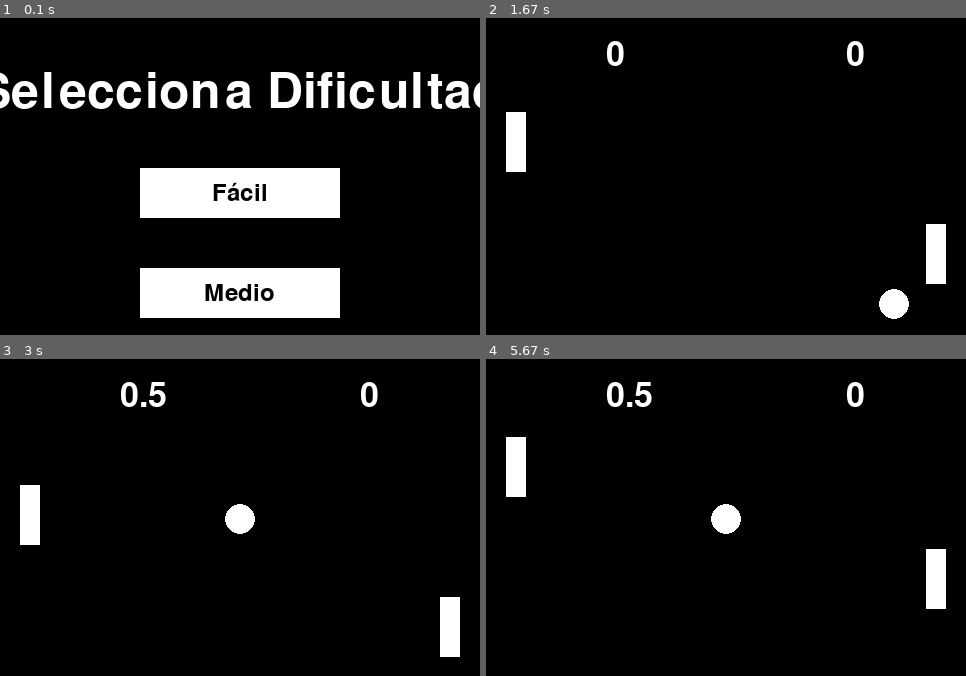
Above: before the commit, frames 1-4 (two rows, left to right).
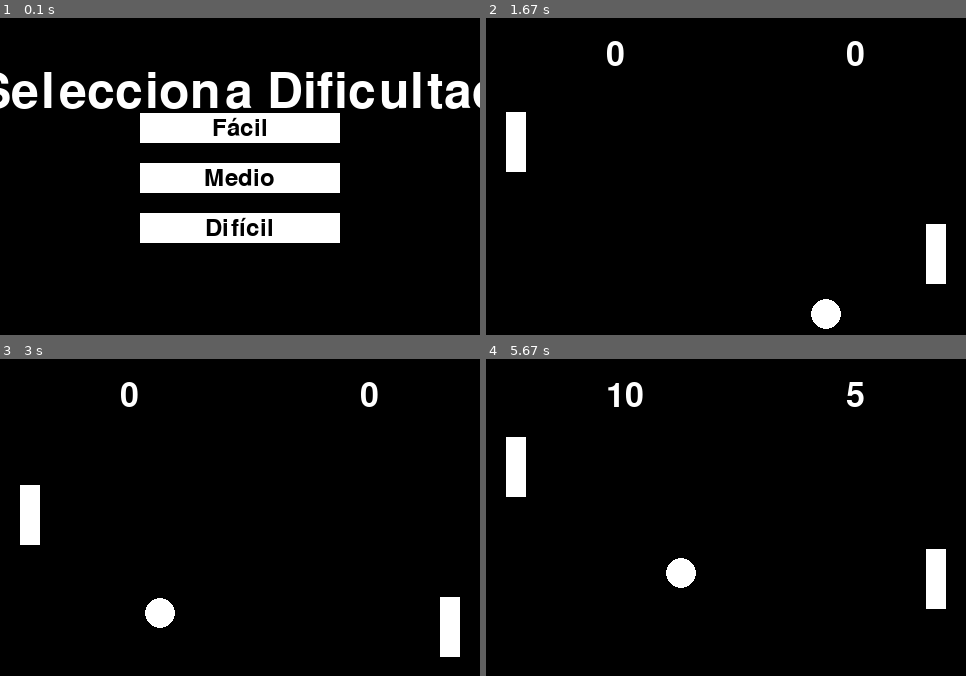
Above: after the commit, the same moments.

Repository: ReinKaos95/PyGames
Game: pygame game, started from Pong/main.py
Same seed, same stepped clock (60 frames per second), same inputs: the game is played once before the commit and once after it.
Inputs (mouse positions are in pixels of both pictures, inside the frame that each line leads up to):
- Up to frame 1 (0.1 s): no input
- Up to frame 2 (1.67 s): click "Medio" at 0.38 s; click "Start" at 0.72 s; hold Down 1-1.47 s; move the mouse to (783, 90) at 1.03 s; hold Up from 1.5 s (still down); hold W from 1.5 s (still down)
- Up to frame 3 (3 s): release Up at 1.87 s; release W at 1.87 s; hold Down 1.9-2.27 s; hold S 1.9-2.27 s; hold Up 2.3-2.6 s; hold W 2.3-2.6 s; hold Down 2.63-2.93 s; hold S 2.63-2.93 s; hold Up from 2.97 s (still down); hold W from 2.97 s (still down)
- Up to frame 4 (5.67 s): release Up at 3.33 s; release W at 3.33 s; hold Down 3.37-3.73 s; hold S 3.37-3.73 s; hold Up 3.77-4.07 s; hold W 3.77-4.07 s; hold Down 4.1-4.4 s; hold S 4.1-4.4 s; hold Up 4.43-4.8 s; hold W 4.43-4.8 s; hold Down 4.83-5.2 s; hold S 4.83-5.2 s; hold Up 5.23-5.53 s; hold W 5.23-5.53 s; hold Down from 5.57 s (still down); hold S from 5.57 s (still down)

The runs differ from the first frame. In frame 1, 17% of the frame differs, in the area x 29-71%, y 29-95%; in frame 2, 0.9%; in frame 3, 1.1%; in frame 4, 1.5%.

Commit message:
Background music and fixing ball speed

Diff:
--- a/Pong/ball.py
+++ b/Pong/ball.py
@@ -6,6 +6,7 @@
         self.color = color
         self.speed_x = speed_x
         self.speed_y = speed_y
+        self.max_speed = 10
 
     def draw(self, window):
         """Dibuja la pelota en la ventana."""
@@ -27,21 +28,29 @@
             return "left", abs(self.speed_x)
         return None, None
 
-    def bounce(self):
+    def bounce(self, is_horizontal=True):
         """Invierte la dirección horizontal de la pelota."""
-        self.speed_x *= -1
+        if is_horizontal:
+            self.speed_x *= -1
+        else:
+            self.speed_y *= -1
+
+        self.speed_x = max(min(self.speed_x, self.max_speed), -self.max_speed)
+        self.speed_y = max(min(self.speed_y, self.max_speed), -self.max_speed)
 
 
     def check_collision(self, player1, player2):
         if self.rect.colliderect(player1.rect):
-            self.speed_x = abs(self.speed_x) - 0.5
+            self.speed_x = abs(self.speed_x)   # No reducir la velocidad
             self.adjust_speed(player1)
 
         if self.rect.colliderect(player2.rect):
-            self.speed_x = -abs(self.speed_x) + 0.5
+            self.speed_x = -abs(self.speed_x) # No reducir la velocidad
             self.adjust_speed(player2)
-
 
     def adjust_speed(self, player):
         relative_intersect = (self.rect.centery - player.rect.centery) / (player.rect.height / 2)
-        self.speed_y = relative_intersect * abs(self.speed_x)  # Ajusta el ángulo según el impacto
+
+        self.speed_y = relative_intersect * abs(self.speed_x) # Mantiene el ángulo
+
+        self.speed_y = max(min(self.speed_y, 6), -6)
--- a/Pong/config.py
+++ b/Pong/config.py
@@ -7,4 +7,4 @@
 
 WHITE = (255,255,255) # Posicion del jugador
 BLACK = (0,0,0) # Color negro para rellenar la panttalla
-MAX_SCORE = 10
+MAX_SCORE = 30
--- a/Pong/difficulty_menu.py
+++ b/Pong/difficulty_menu.py
@@ -8,20 +8,21 @@
         self.screen = screen
         self.fonts = Fonts()
 
-        if not pygame.mixer.get_init():
-            pygame.mixer.init()
-
         self.title_font = self.fonts.get_title_font()
         self.button_font = self.fonts.get_button_font()
 
-        # Cargar sonidos
-        self.click_sound = pygame.mixer.Sound("audio/click.wav")  # Sonido al hacer clic
-        self.hover_sound = pygame.mixer.Sound("audio/hover.wav")  # Sonido al pasar el mouse (opcional)
-        self.hover_sound_played = False  # Para evitar reproducir el sonido de hover repetidamente
-
     def show(self):
         running = True
+        difficulty = None
+
+        button_width = 200
+        button_height = 30
+        button_margin = 20  # Espacio entre los botones
+
+        start_y = Res_Height // 2 - (button_height * 3 + button_margin * 2) // 2  # Centra los botones verticalmente
+
         while running:
+
             self.screen.fill(BLACK)
 
             # Título
@@ -29,18 +30,17 @@
             self.screen.blit(title_surface, (Res_Width // 2 - title_surface.get_width() // 2, 50))
 
             # Botones de dificultad
-            easy_button = pygame.Rect(Res_Width // 2 - 100, 150, 200, 50)
+            easy_button = pygame.Rect(Res_Width // 2 - button_width // 2, start_y, button_width, button_height)
             draw_button(self.screen, easy_button, "Fácil", self.button_font, BLACK, WHITE)
 
-            medium_button = pygame.Rect(Res_Width // 2 - 100, 250, 200, 50)
+            medium_button = pygame.Rect(Res_Width // 2 - button_width // 2, start_y + button_height + button_margin, button_width, button_height)
             draw_button(self.screen, medium_button, "Medio", self.button_font, BLACK, WHITE)
 
-            hard_button = pygame.Rect(Res_Width // 2 - 100, 350, 200, 50)
+            hard_button = pygame.Rect(Res_Width // 2 - button_width // 2, start_y + 2 * (button_height + button_margin), button_width, button_height)
             draw_button(self.screen, hard_button, "Difícil", self.button_font, BLACK, WHITE)
 
             pygame.display.flip()
 
-            # Manejo de eventos
             for event in pygame.event.get():
                 if event.type == pygame.QUIT:
                     pygame.quit()
@@ -48,12 +48,15 @@
                 if event.type == pygame.MOUSEBUTTONDOWN:
                     if easy_button.collidepoint(event.pos):
                         difficulty = "easy"
+                        print("easy")
                         running = False
-                    if medium_button.collidepoint(event.pos):
+                    elif medium_button.collidepoint(event.pos):
                         difficulty = "medium"
+                        print("medium")
                         running = False
-                    if hard_button.collidepoint(event.pos):
+                    elif hard_button.collidepoint(event.pos):
                         difficulty = "hard"
+                        print("hard")
                         running = False
 
         return difficulty
--- a/Pong/main.py
+++ b/Pong/main.py
@@ -25,6 +25,7 @@
         # Pelota
         self.ball = Ball(Res_Width // 2 - 15, Res_Height // 2 - 15, 30, 30, WHITE, 3, 3)
 
+
         # puntuaciones
         self.score1 = 0  # Puntuación del jugador 1
         self.score2 = 0  # Puntuación del jugador 2
@@ -34,6 +35,11 @@
 
         #pausa
         self.pause_menu = PauseMenu(self.screen)
+
+        # Detener la música cuando se ingrese al juego
+        if not pygame.mixer.get_init():
+            pygame.mixer.init()
+
 
         # Mostrar menú de dificultad
         difficulty_menu = DifficultyMenu(self.screen)
@@ -49,6 +55,10 @@
         else:
             ball_speed_x, ball_speed_y = 3, 3  # Por defecto
 
+        # Asignar la velocidad a la pelota
+        self.ball.speed_x = ball_speed_x
+        self.ball.speed_y = ball_speed_y
+
     def reset_ball(self):
         """Reinicia la pelota al centro del campo."""
         self.ball.rect.x = Res_Width // 2 - self.ball.rect.width // 2
@@ -63,7 +73,6 @@
         # Posición de las puntuaciones
         self.screen.blit(score1_surface, (Res_Width // 4, 20))  # Puntuación del jugador 1
         self.screen.blit(score2_surface, (3 * Res_Width // 4, 20))  # Puntuación del jugador 2
-
 
 
     def update(self):
@@ -82,6 +91,7 @@
                     self.pause_menu.show()  # Mostrar el menú de pausa
 
     def run(self):
+        pygame.mixer.music.stop()
         """Ciclo principal del juego."""
         while True:
             self.events()
@@ -97,17 +107,6 @@
             self.player1.move(pygame.K_w, pygame.K_s, Res_Height) # Jugador 1: W/S
             self.player2.move(pygame.K_UP, pygame.K_DOWN, Res_Height) # Jugador 2: Flechas
 
-            """
-            # Movimiento de la pelota y detección de puntos
-            if self.ball.move(Res_Width, Res_Height):
-                if self.ball.rect.left <= 0:  # Punto para el jugador 2
-                    self.score2 += 1
-                    self.reset_ball()
-                elif self.ball.rect.right >= Res_Width:  # Punto para el jugador 1
-                    self.score1 += 1
-                    self.reset_ball()
-             """
-
             point_side, multiplier = self.ball.move(Res_Width, Res_Height)
             if point_side == "left":
                 self.score1 += 1 * multiplier
@@ -116,7 +115,7 @@
                 self.score2 += 1 * multiplier
                 self.reset_ball()
 
-            if self.score1 == MAX_SCORE or self.score2 == MAX_SCORE:
+            if self.score1 >= MAX_SCORE or self.score2 >= MAX_SCORE:
                 print(f"Jugador {'1' if self.score1 == MAX_SCORE else '2'} gana!")
                 break
 
--- a/Pong/menu.py
+++ b/Pong/menu.py
@@ -7,6 +7,10 @@
     def __init__(self, screen):
         self.screen = screen
         self.fonts = Fonts()
+
+        # Cargar música de fondo
+        pygame.mixer.music.load("audio/pong.wav")  # Asegúrate de que la ruta sea correcta
+        pygame.mixer.music.play(-1, 0.0)  # Reproduce en bucle (-1 significa bucle infinito)
 
         if not pygame.mixer.get_init():
             pygame.mixer.init()
Not shown, added: Pong/audio/Pong.wav
